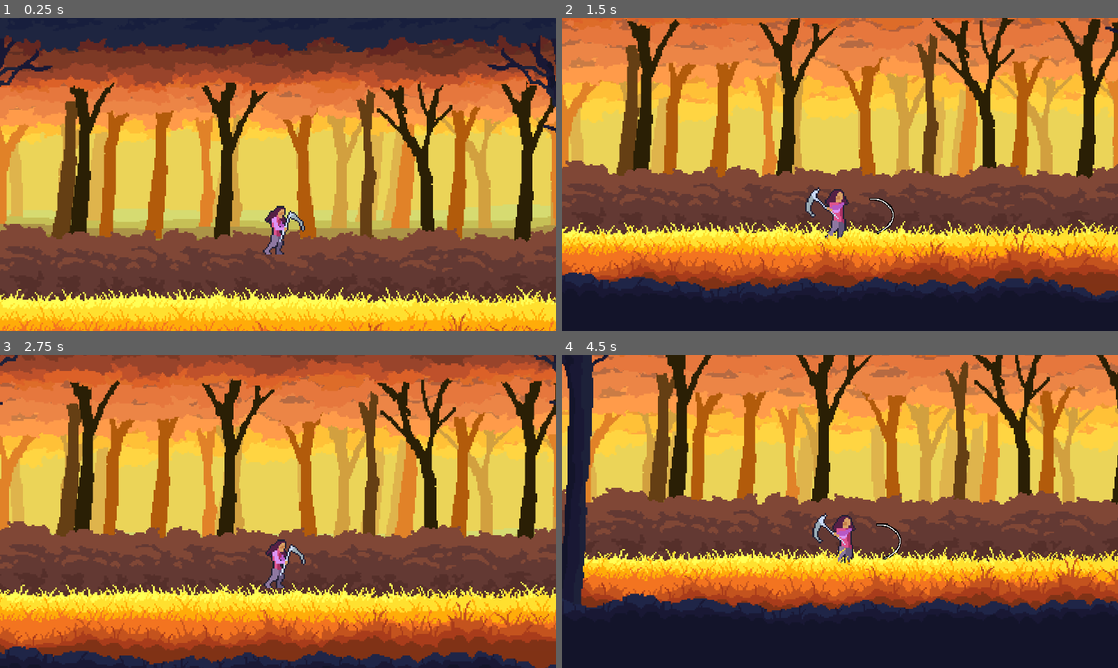
Above: before the commit, frames 1-4 (two rows, left to right).
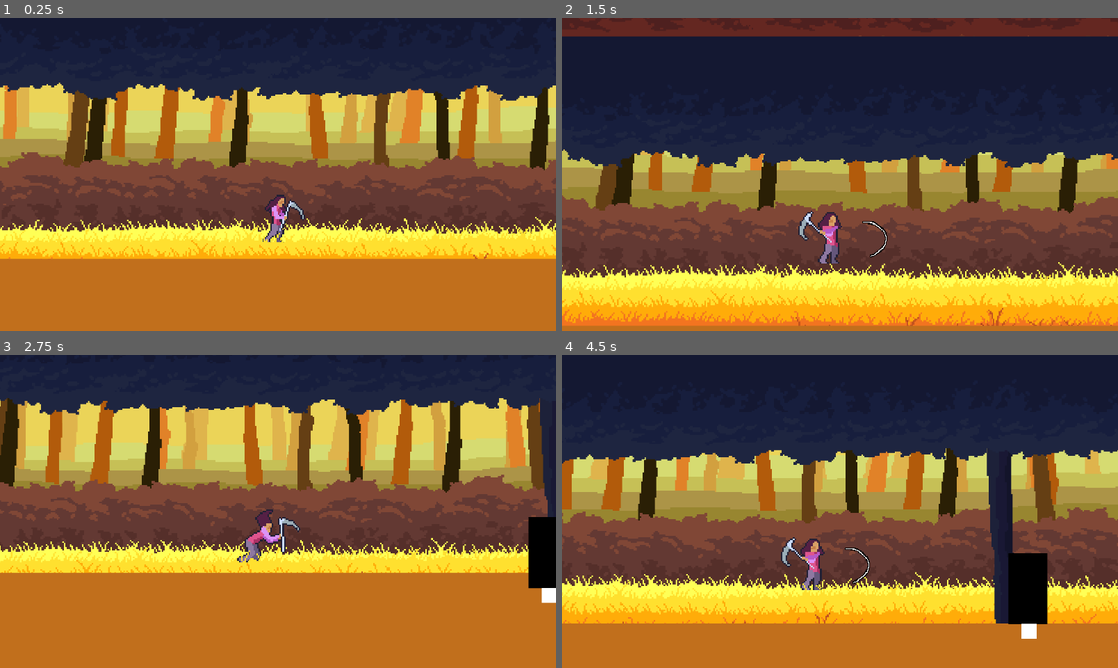
Above: after the commit, the same moments.

Repository: LordRevan36/software_development_platformer
Game: Godot game, scene res://main.tscn
Same seed, same stepped clock (60 frames per second), same inputs: the game is played once before the commit and once after it.
Inputs:
- Up to frame 1 (0.25 s): no input
- Up to frame 2 (1.5 s): hold E (FlipRight) from 0.53 s (still down); tap Z (Attack 1) at 0.6, 1.35 s; tap W (Up) at 0.77 s
- Up to frame 3 (2.75 s): tap W (Up) at 1.52 s; release E (FlipRight) at 2.03 s; hold Q (FlipLeft) from 2.03 s (still down); tap Z (Attack 1) at 2.1 s
- Up to frame 4 (4.5 s): release Q (FlipLeft) at 2.78 s; hold E (FlipRight) 2.78-4.28 s; tap Z (Attack 1) at 2.85, 3.6, 4.35 s; tap W (Up) at 3.02, 3.77 s; hold Q (FlipLeft) from 4.28 s (still down)

The runs differ from the first frame. In frame 1, 89% of the frame differs, in the area x 0-100%, y 5-100%; in frame 2, 98%; in frame 3, 99%, in the area x 0-100%, y 0-100%; in frame 4, 92%.

Commit message:
PLUGIN THAT FIXES MY PROBLEM??
-Click on any node2d
-In the top of the editor, you should see a thingy that says parallax2d preview
-Do the accurate preview
omg hopefully this works

Diff:
--- a/software-development-platformer/main.tscn
+++ b/software-development-platformer/main.tscn
@@ -20,6 +20,7 @@
 [node name="Main" type="Node"]
 
 [node name="BackParallax" type="Node2D" parent="."]
+position = Vector2(1, -295)
 
 [node name="Background" type="Node2D" parent="BackParallax"]
 position = Vector2(-5, 192)
@@ -572,6 +573,7 @@
 texture = ExtResource("1_5vw27")
 
 [node name="Player" parent="." instance=ExtResource("1_bo1nx")]
+position = Vector2(0, 0)
 
 [node name="Camera2D" type="Camera2D" parent="Player"]
 offset = Vector2(0, -100)
@@ -580,22 +582,22 @@
 script = ExtResource("2_jjvhh")
 
 [node name="Platform" parent="." instance=ExtResource("2_8gbba")]
-
-[node name="FrontParallax" type="Node2D" parent="."]
-
-[node name="Main Layer" type="Node2D" parent="FrontParallax"]
-
-[node name="Repeating" type="Parallax2D" parent="FrontParallax/Main Layer"]
+position = Vector2(1, -295)
+
+[node name="Main Layer" type="Node2D" parent="."]
+position = Vector2(1, -295)
+
+[node name="Repeating" type="Parallax2D" parent="Main Layer"]
 scroll_offset = Vector2(-2156, 23)
 repeat_size = Vector2(2560, 0)
 repeat_times = 3
 
-[node name="Grass" type="Sprite2D" parent="FrontParallax/Main Layer/Repeating"]
+[node name="Grass" type="Sprite2D" parent="Main Layer/Repeating"]
 modulate = Color(1.3285676, 0.9534372, 0.4952448, 1)
 position = Vector2(-1140, -116)
 texture = ExtResource("4_272bh")
 
-[node name="BottomGrass" type="ColorRect" parent="FrontParallax/Main Layer/Repeating"]
+[node name="BottomGrass" type="ColorRect" parent="Main Layer/Repeating"]
 offset_left = -1321.0
 offset_top = 294.0
 offset_right = 1222.0
@@ -604,14 +606,17 @@
 color = Color(1, 0.8784314, 0.1882353, 1)
 metadata/_edit_use_anchors_ = true
 
-[node name="Canopy" type="Sprite2D" parent="FrontParallax/Main Layer/Repeating"]
+[node name="Canopy" type="Sprite2D" parent="Main Layer/Repeating"]
 modulate = Color(1.4957577, 1.1363391, 0.7985637, 1)
 position = Vector2(-527, -487)
 scale = Vector2(1, -1)
 texture = ExtResource("1_5vw27")
 
-[node name="Props" type="Parallax2D" parent="FrontParallax/Main Layer"]
+[node name="Props" type="Parallax2D" parent="Main Layer"]
 scroll_scale = Vector2(1.1, 1.1)
+
+[node name="FrontParallax" type="Node2D" parent="."]
+position = Vector2(1, -295)
 
 [node name="Midground2" type="Node2D" parent="FrontParallax"]
 position = Vector2(1825, 26)
@@ -714,52 +719,62 @@
 scroll_scale = Vector2(1.4, 1.4)
 
 [node name="Tree" type="Sprite2D" parent="FrontParallax/Foreground/Props"]
-position = Vector2(484, -161)
+position = Vector2(472, -737)
 texture = ExtResource("9_kek77")
+centered = false
 
 [node name="Tree2" type="Sprite2D" parent="FrontParallax/Foreground/Props"]
-position = Vector2(-1148, -158)
+position = Vector2(-1160, -734)
 rotation = 3.1415925
 scale = Vector2(1, -1)
 texture = ExtResource("9_kek77")
+centered = false
 
 [node name="Tree3" type="Sprite2D" parent="FrontParallax/Foreground/Props"]
-position = Vector2(1820, -172)
+position = Vector2(1808, -748)
 texture = ExtResource("9_kek77")
+centered = false
 
 [node name="Repeating" type="Parallax2D" parent="FrontParallax/Foreground"]
 scroll_scale = Vector2(1.4, 1.4)
 repeat_size = Vector2(2560, 0)
 repeat_times = 3
-script = ExtResource("5_dg77c")
+script = ExtResource("12_ycdy4")
 
 [node name="ColorRect" type="ColorRect" parent="FrontParallax/Foreground/Repeating"]
-offset_left = 14.0
-offset_top = 246.0
-offset_right = 2578.0
-offset_bottom = 779.0
-color = Color(0.07450981, 0.078431375, 0.16470589, 1)
+offset_top = 409.0
+offset_right = 2564.0
+offset_bottom = 942.0
+color = Color(0.7577565, 0.43606222, 0.11157472, 1)
+metadata/_edit_use_anchors_ = true
 
 [node name="Ground" type="Sprite2D" parent="FrontParallax/Foreground/Repeating"]
-position = Vector2(14, -132)
+position = Vector2(2, -668)
 texture = ExtResource("6_272bh")
+centered = false
 
 [node name="Canopy" type="Sprite2D" parent="FrontParallax/Foreground/Repeating"]
 modulate = Color(0.23154116, 0.52167636, 1.1873763, 1)
-position = Vector2(-492.143, -537.143)
+position = Vector2(-495, -689)
 scale = Vector2(1, -1)
 texture = ExtResource("1_5vw27")
 
 [node name="StaticBody2D" type="StaticBody2D" parent="."]
-position = Vector2(0, 12)
+position = Vector2(1, -283)
 
 [node name="CollisionShape2D" type="CollisionShape2D" parent="StaticBody2D"]
 shape = SubResource("WorldBoundaryShape2D_0xm2m")
 
 [node name="ColorRect" type="ColorRect" parent="."]
-offset_left = 2069.0
-offset_top = 131.0
-offset_right = 2109.0
-offset_bottom = 171.0
+offset_left = 956.0
+offset_top = -121.0
+offset_right = 996.0
+offset_bottom = -81.0
 scale = Vector2(2.5864184, 4.7225204)
 color = Color(0, 0, 0, 1)
+
+[node name="ColorRect2" type="ColorRect" parent="."]
+offset_left = 991.0
+offset_top = 67.0
+offset_right = 1031.0
+offset_bottom = 107.0
--- a/software-development-platformer/parallaxfix.gd
+++ b/software-development-platformer/parallaxfix.gd
@@ -2,8 +2,15 @@
 #really bad workaround script to try and fix major offest issues dealing with parallax
 func _ready() -> void:
 	for child in get_children():
-		print(child.position)
-		print(child)
-		child.position *= scroll_scale.x
-		print(child.position)
+		if child is ColorRect:
+			print(child)
+			print(child.position)
+			child.position.x = (child.position.x - child.size.x/2) / scroll_scale.x
+			child.position.y = (child.position.y - child.size.y/2) / scroll_scale.y
+			print(child.position)
+		else:
+			print(child)
+			print(child.position)
+			child.position /= scroll_scale
+			print(child.position)
 	print("Parallax positions baked.")
--- a/software-development-platformer/project.godot
+++ b/software-development-platformer/project.godot
@@ -20,6 +20,10 @@
 window/size/viewport_width=1920
 window/size/viewport_height=1080
 window/stretch/mode="viewport"
+
+[editor_plugins]
+
+enabled=PackedStringArray("res://addons/parallax2d_preview/plugin.cfg")
 
 [file_customization]
 
Binary file added: software-development-platformer/addons/parallax2d_preview/Icon.png
Not shown, added: software-development-platformer/addons/parallax2d_preview/Icon.png.import
Not shown, added: software-development-platformer/addons/parallax2d_preview/Parallax2DPreview.gd
Not shown, added: software-development-platformer/addons/parallax2d_preview/Parallax2DPreview.gd.uid
Not shown, added: software-development-platformer/addons/parallax2d_preview/PreviewNode.gd
Not shown, added: software-development-platformer/addons/parallax2d_preview/PreviewNode.gd.uid
Not shown, added: software-development-platformer/addons/parallax2d_preview/plugin.cfg
Not shown: 1 places in software-development-platformer/main.tscn that only renumber resources
